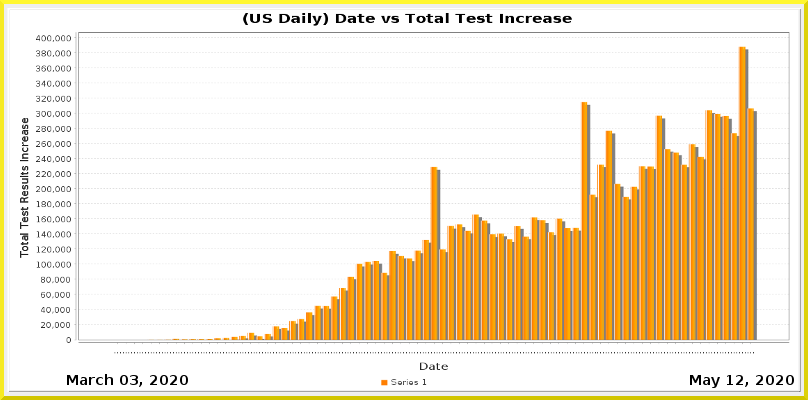
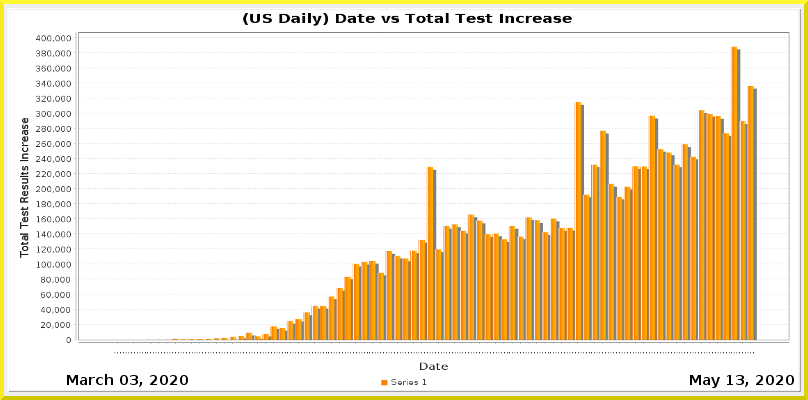
Comparing the layer stacks of the two w=808, h=400 images. Changes:
painted on "Current Date" over [736, 375, 744, 385]
painted on "Date_vs_TestIncrease.png" over [133, 46, 757, 354]
